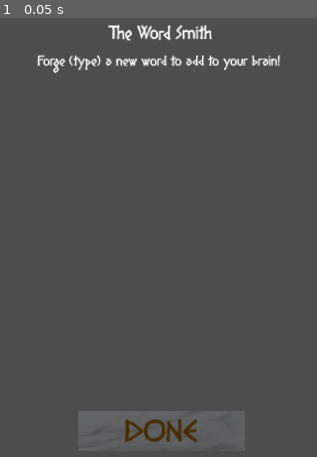
Above: before the commit, frame 1.
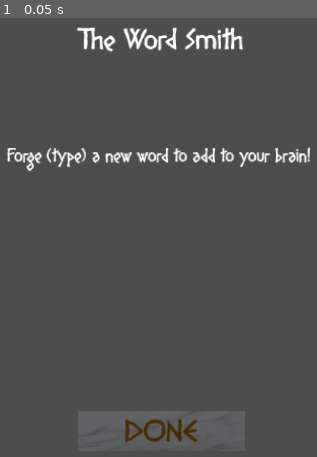
Above: after the commit, the same moment.

Repository: hulien22/ldjam54
Game: Godot game, scene res://scenes/forge.tscn
Two runs of this game, one before a commit and one after it. Both use one fixed random seed, a clock stepped at 60 frames per second and the inputs below. This scene is started directly instead of the project's main scene.
Inputs:
- Up to frame 1 (0.05 s): no input

The runs differ from the first frame. In frame 1, 4.2% of the frame differs, in the area x 2-98%, y 1-35%.

Commit message:
bugfix: fix text too small on small screens

Diff:
--- a/scenes/forge.tscn
+++ b/scenes/forge.tscn
@@ -7,11 +7,11 @@
 
 [sub_resource type="LabelSettings" id="LabelSettings_d2653"]
 font = ExtResource("2_d8e6t")
-font_size = 40
+font_size = 64
 
 [sub_resource type="LabelSettings" id="LabelSettings_re1rw"]
 font = ExtResource("2_d8e6t")
-font_size = 32
+font_size = 40
 
 [node name="forge" type="Node2D"]
 script = ExtResource("1_4se2y")
@@ -29,9 +29,9 @@
 
 [node name="Label3" type="Label" parent="."]
 offset_left = 32.0
-offset_top = 89.0
+offset_top = 317.0
 offset_right = 1882.0
-offset_bottom = 158.0
+offset_bottom = 386.0
 text = "Forge (type) a new word to add to your brain!"
 label_settings = SubResource("LabelSettings_re1rw")
 horizontal_alignment = 1
@@ -50,7 +50,7 @@
 horizontal_alignment = 1
 
 [node name="WordTile" parent="." instance=ExtResource("2_fcoqw")]
-position = Vector2(747, 232)
+position = Vector2(747, 462)
 word = ""
 
 [node name="Button" parent="." instance=ExtResource("4_op7ct")]
--- a/scenes/meditate.tscn
+++ b/scenes/meditate.tscn
@@ -6,11 +6,11 @@
 
 [sub_resource type="LabelSettings" id="LabelSettings_b35bt"]
 font = ExtResource("2_4rno8")
-font_size = 40
+font_size = 64
 
 [sub_resource type="LabelSettings" id="LabelSettings_l31hs"]
 font = ExtResource("2_4rno8")
-font_size = 24
+font_size = 40
 
 [node name="meditate" type="Node2D"]
 script = ExtResource("1_vm58p")
--- a/scenes/oracle.tscn
+++ b/scenes/oracle.tscn
@@ -6,15 +6,15 @@
 
 [sub_resource type="LabelSettings" id="LabelSettings_b35bt"]
 font = ExtResource("2_tx8c8")
-font_size = 40
+font_size = 64
 
 [sub_resource type="LabelSettings" id="LabelSettings_l31hs"]
 font = ExtResource("2_tx8c8")
-font_size = 24
+font_size = 40
 
 [sub_resource type="LabelSettings" id="LabelSettings_k5o5b"]
 font = ExtResource("2_tx8c8")
-font_size = 24
+font_size = 64
 
 [node name="oracle" type="Node2D"]
 script = ExtResource("1_x7vmi")
@@ -32,9 +32,9 @@
 
 [node name="Label3" type="Label" parent="."]
 offset_left = 32.0
-offset_top = 139.0
+offset_top = 337.0
 offset_right = 1882.0
-offset_bottom = 217.0
+offset_bottom = 415.0
 text = "You see the possibility of arguing for the prompt:"
 label_settings = SubResource("LabelSettings_l31hs")
 horizontal_alignment = 1
@@ -43,9 +43,9 @@
 
 [node name="Label4" type="Label" parent="."]
 offset_left = 32.0
-offset_top = 232.0
+offset_top = 460.0
 offset_right = 1882.0
-offset_bottom = 310.0
+offset_bottom = 564.0
 text = "???"
 label_settings = SubResource("LabelSettings_k5o5b")
 horizontal_alignment = 1
--- a/scenes/upgrade.tscn
+++ b/scenes/upgrade.tscn
@@ -10,7 +10,7 @@
 
 [sub_resource type="LabelSettings" id="LabelSettings_l4v06"]
 font = ExtResource("2_cwlvh")
-font_size = 32
+font_size = 36
 
 [node name="upgrade" type="Node2D"]
 script = ExtResource("1_30evq")
